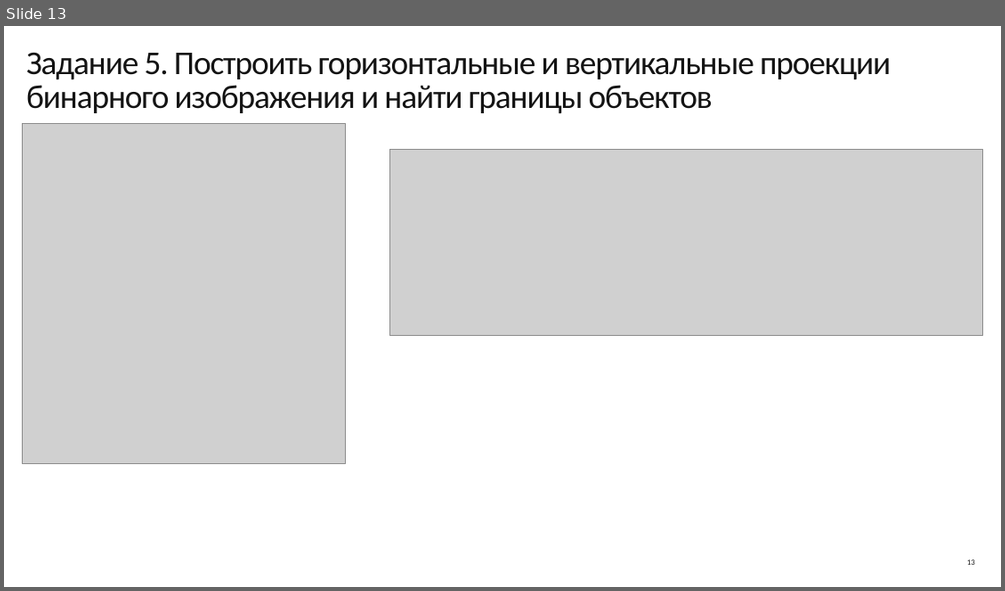
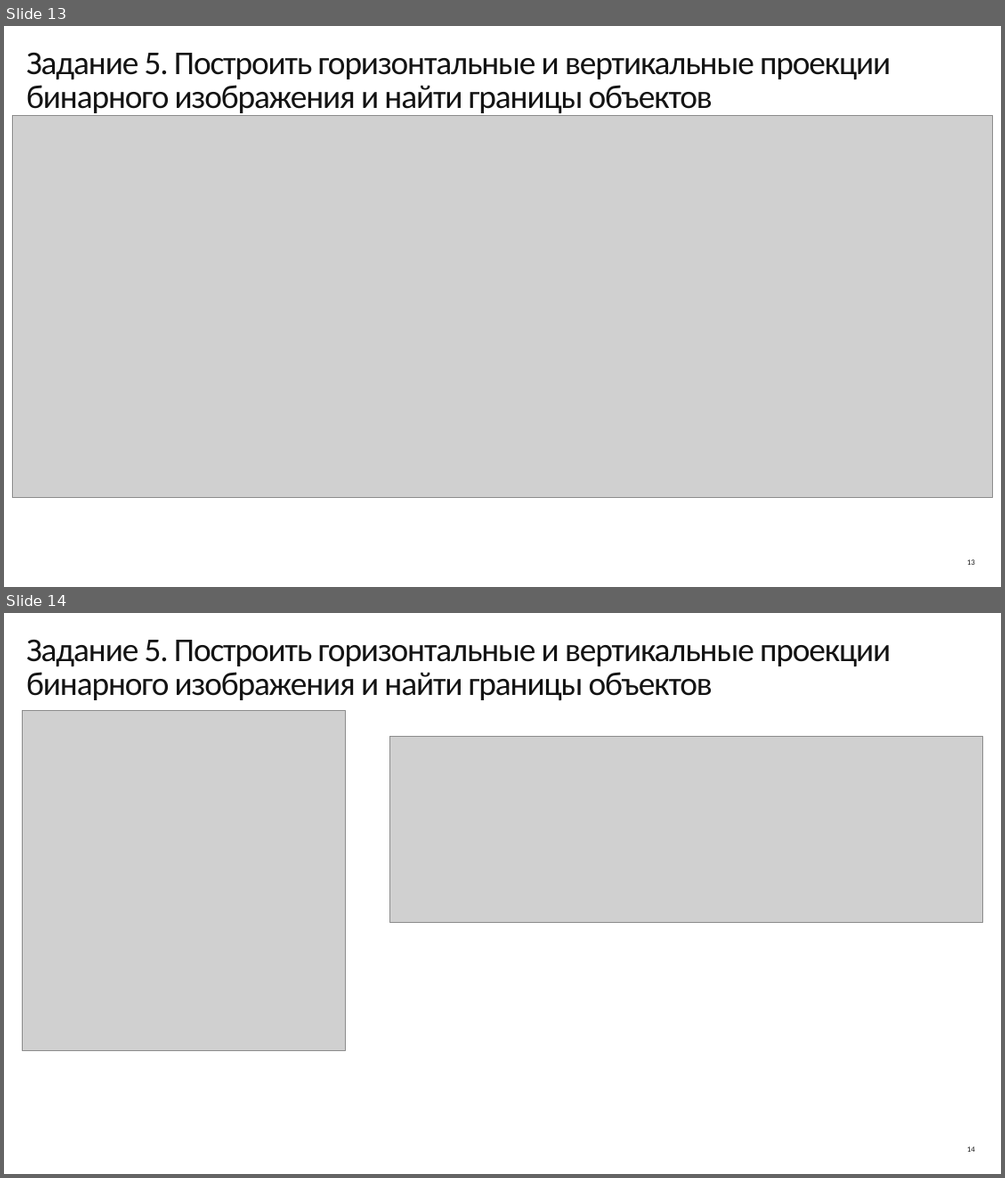
Before and after one commit to Travkova/CV_labs, a slide deck: Гистограмма, профили и проекции/Практическая работа № 2.pptx. Shown one above the other, each under a label of ours: slide 13 before the commit, slides 13 and 14 after it. The pictures are 1005x591 and 1005x1178 pixels, drawn with LibreOffice and Linux fonts; fonts in the diff are those of the drawing; grey boxes stand for pictures. Boxes give left, top, right and bottom in pixels: in the first picture for what was removed or moved away, otherwise in the second. Text is boxed around its words. In the diff, an @@ line names an element or a change of style, - is before the commit and + after.

```diff
--- a/Гистограмма, профили и проекции/Практическая работа № 2.pptx
+++ b/Гистограмма, профили и проекции/Практическая работа № 2.pptx
@@ slide 13 added at bbox=[4, 26, 1001, 587], background #FFFFFF @@
@@ title added at bbox=[26, 53, 890, 117], 32 pt, text #131313 @@
+Задание 5. Построить горизонтальные и вертикальные проекции бинарного изображения и найти границы объектов
@@ picture added at bbox=[12, 116, 992, 497] @@
@@ page number added at bbox=[967, 559, 975, 564], 7.5 pt, text #131313 @@
+13
@@ what was slide 13 is now slide 14 @@
```
Also in this commit, not shown: 3 slides changed, 1 other file.
